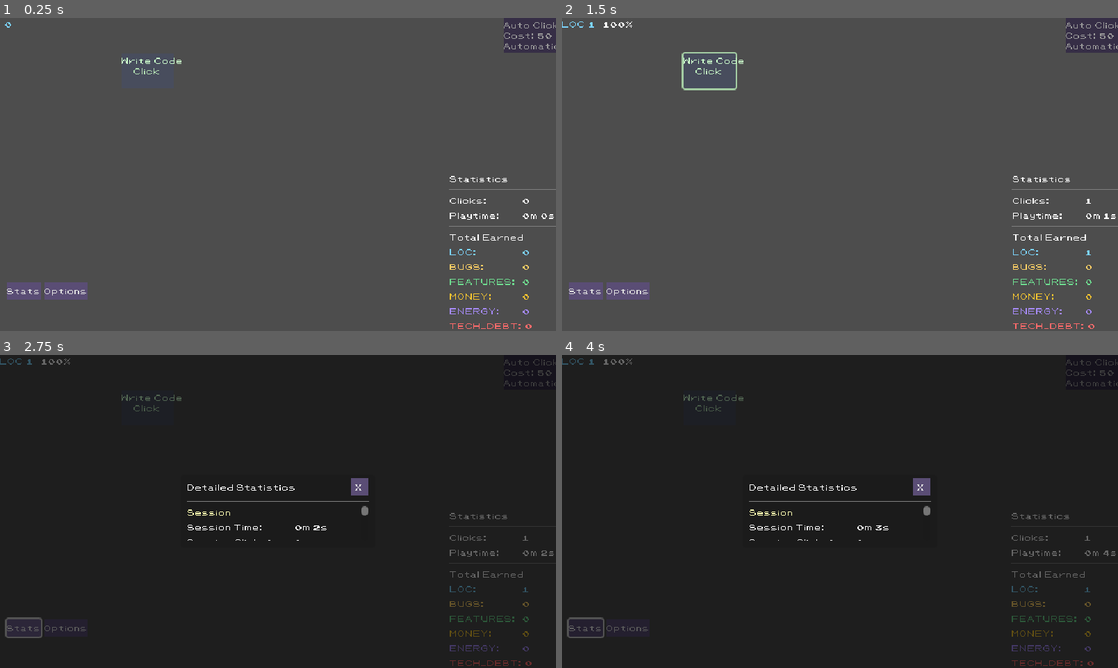
Above: before the commit, frames 1-4 (two rows, left to right).
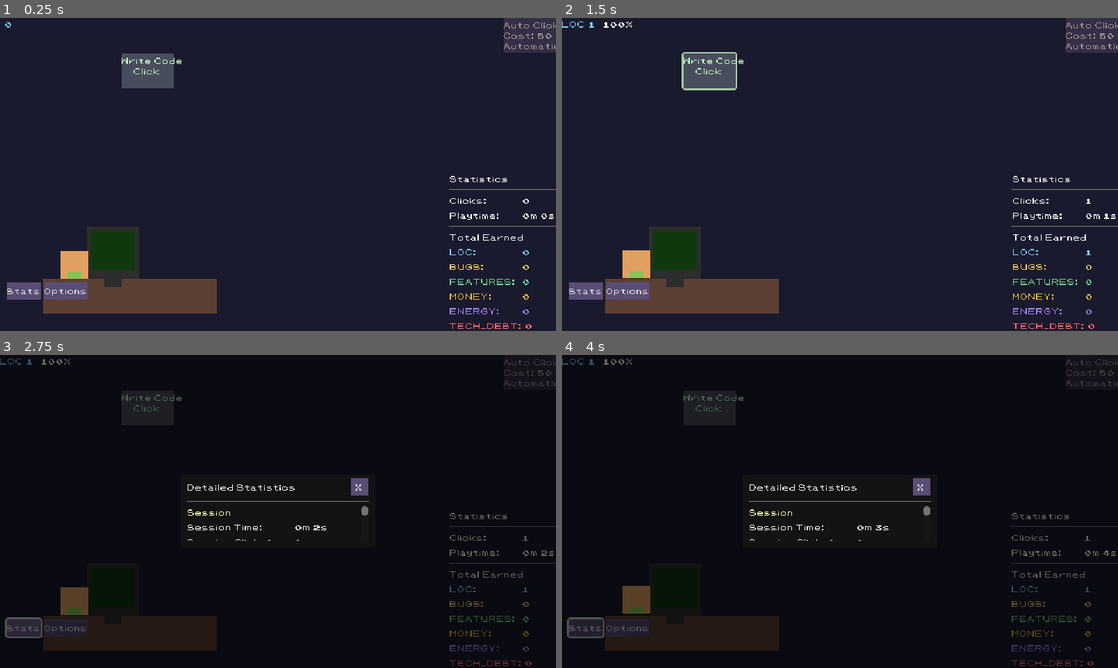
Above: after the commit, the same moments.

Repository: DenisLopata/idle_clicker_dev
Game: Godot game, scene res://scenes/levels/base_level.tscn
Two runs of this game, one before a commit and one after it. Both use one fixed random seed, a clock stepped at 60 frames per second and the inputs below.
Inputs:
- Up to frame 1 (0.25 s): no input
- Up to frame 2 (1.5 s): click "Click" at 0.5 s; click "Auto Clicker" at 1.25 s
- Up to frame 3 (2.75 s): click "Stats" at 2 s
- Up to frame 4 (4 s): click "Click" at 2.75 s; click "Auto Clicker" at 3.5 s

The runs differ from the first frame. In frame 1, 96% of the frame differs, in the area x 0-100%, y 0-100%; in frame 2, 96%; in frame 3, 0.4%; in frame 4, 0.4%.

Commit message:
Add programmer background scene with typing animation
- Create ProgrammerScene with placeholder ColorRects (32x32 character)
- Minimal scene: background, desk, monitor, programmer with hands
- Idle animation: subtle breathing/bobbing motion
- Typing animation: hands move up/down rapidly on button clicks
- Add action_buttons group to ActionButton for easy signal discovery
- ProgrammerScene auto-connects to all action button performed signals

🤖 Generated with [Claude Code](https://claude.com/claude-code)

Co-Authored-By: Claude Opus 4.5 <noreply@anthropic.com>

Diff:
--- /dev/null
+++ b/scenes/background/programmer_scene.gd
@@ -0,0 +1,69 @@
+extends Node2D
+class_name ProgrammerScene
+
+signal typing_started
+signal typing_finished
+
+@onready var programmer: Node2D = $Programmer
+@onready var hands: ColorRect = $Programmer/Hands
+
+var is_typing := false
+var idle_tween: Tween
+var typing_tween: Tween
+
+func _ready() -> void:
+	_start_idle_animation()
+	_connect_to_action_buttons()
+
+func _connect_to_action_buttons() -> void:
+	# Wait for scene tree to be ready
+	await get_tree().process_frame
+	for button in get_tree().get_nodes_in_group("action_buttons"):
+		if button.has_signal("performed"):
+			button.performed.connect(_on_action_performed)
+
+func _on_action_performed(_action_id: String) -> void:
+	play_typing(0.4)
+
+func play_typing(duration: float) -> void:
+	if is_typing:
+		return
+
+	is_typing = true
+	typing_started.emit()
+
+	# Stop idle animation
+	if idle_tween and idle_tween.is_valid():
+		idle_tween.kill()
+
+	# Reset programmer position
+	programmer.position.y = programmer.position.y
+
+	# Create typing animation - hands move up/down rapidly
+	typing_tween = create_tween()
+	var base_y := hands.position.y
+	var cycles := 5
+	var cycle_duration := duration / cycles
+
+	for i in range(cycles):
+		typing_tween.tween_property(hands, "position:y", base_y - 2, cycle_duration * 0.5)
+		typing_tween.tween_property(hands, "position:y", base_y, cycle_duration * 0.5)
+
+	typing_tween.tween_callback(_on_typing_finished)
+
+func _on_typing_finished() -> void:
+	is_typing = false
+	typing_finished.emit()
+	_start_idle_animation()
+
+func _start_idle_animation() -> void:
+	if idle_tween and idle_tween.is_valid():
+		idle_tween.kill()
+
+	# Subtle breathing/bobbing animation
+	idle_tween = create_tween()
+	idle_tween.set_loops()
+
+	var base_y := programmer.position.y
+	idle_tween.tween_property(programmer, "position:y", base_y - 1, 1.0).set_ease(Tween.EASE_IN_OUT).set_trans(Tween.TRANS_SINE)
+	idle_tween.tween_property(programmer, "position:y", base_y, 1.0).set_ease(Tween.EASE_IN_OUT).set_trans(Tween.TRANS_SINE)
--- /dev/null
+++ b/scenes/background/programmer_scene.tscn
@@ -0,0 +1,55 @@
+[gd_scene load_steps=2 format=3 uid="uid://cw5nmgj1q0orr"]
+
+[ext_resource type="Script" uid="uid://u1pg25k3k43o" path="res://scenes/background/programmer_scene.gd" id="1_script"]
+
+[node name="ProgrammerScene" type="Node2D"]
+script = ExtResource("1_script")
+
+[node name="Background" type="ColorRect" parent="."]
+offset_right = 640.0
+offset_bottom = 360.0
+color = Color(0.102, 0.102, 0.18, 1)
+
+[node name="Desk" type="ColorRect" parent="."]
+offset_left = 50.0
+offset_top = 300.0
+offset_right = 250.0
+offset_bottom = 340.0
+color = Color(0.361, 0.251, 0.2, 1)
+
+[node name="Monitor" type="ColorRect" parent="."]
+offset_left = 100.0
+offset_top = 240.0
+offset_right = 160.0
+offset_bottom = 300.0
+color = Color(0.176, 0.176, 0.176, 1)
+
+[node name="Screen" type="ColorRect" parent="Monitor"]
+layout_mode = 0
+offset_left = 5.0
+offset_top = 5.0
+offset_right = 55.0
+offset_bottom = 50.0
+color = Color(0.059, 0.22, 0.059, 1)
+
+[node name="MonitorStand" type="ColorRect" parent="."]
+offset_left = 120.0
+offset_top = 300.0
+offset_right = 140.0
+offset_bottom = 310.0
+color = Color(0.176, 0.176, 0.176, 1)
+
+[node name="Programmer" type="Node2D" parent="."]
+position = Vector2(70, 268)
+
+[node name="Body" type="ColorRect" parent="Programmer"]
+offset_right = 32.0
+offset_bottom = 32.0
+color = Color(0.878, 0.627, 0.376, 1)
+
+[node name="Hands" type="ColorRect" parent="Programmer"]
+offset_left = 8.0
+offset_top = 24.0
+offset_right = 24.0
+offset_bottom = 32.0
+color = Color(0.52658993, 0.76869076, 0.3256672, 1)
--- a/scenes/components/action_button/action_button.gd
+++ b/scenes/components/action_button/action_button.gd
@@ -24,6 +24,8 @@
 
 
 func _ready() -> void:
+	add_to_group("action_buttons")
+
 	# Hide if configured to start hidden (for progressive unlock)
 	if hidden_on_start:
 		hide()
--- a/scenes/levels/base_level.tscn
+++ b/scenes/levels/base_level.tscn
@@ -21,6 +21,7 @@
 [ext_resource type="PackedScene" path="res://scenes/UI/stats_panel/stats_panel.tscn" id="19_stats"]
 [ext_resource type="PackedScene" path="res://scenes/UI/menu_bar/menu_bar.tscn" id="20_menu"]
 [ext_resource type="PackedScene" path="res://scenes/UI/popup/popup_overlay.tscn" id="21_popup"]
+[ext_resource type="PackedScene" path="res://scenes/background/programmer_scene.tscn" id="22_prog"]
 
 [node name="BaseLevel" type="Control"]
 layout_mode = 3
@@ -30,6 +31,8 @@
 grow_horizontal = 2
 grow_vertical = 2
 script = ExtResource("1_md458")
+
+[node name="ProgrammerScene" parent="." instance=ExtResource("22_prog")]
 
 [node name="ResourceLabel" type="Label" parent="."]
 visible = false
Not shown, added: scenes/background/programmer_scene.gd.uid
Not shown: 1 places in scenes/levels/base_level.tscn that only renumber resources
